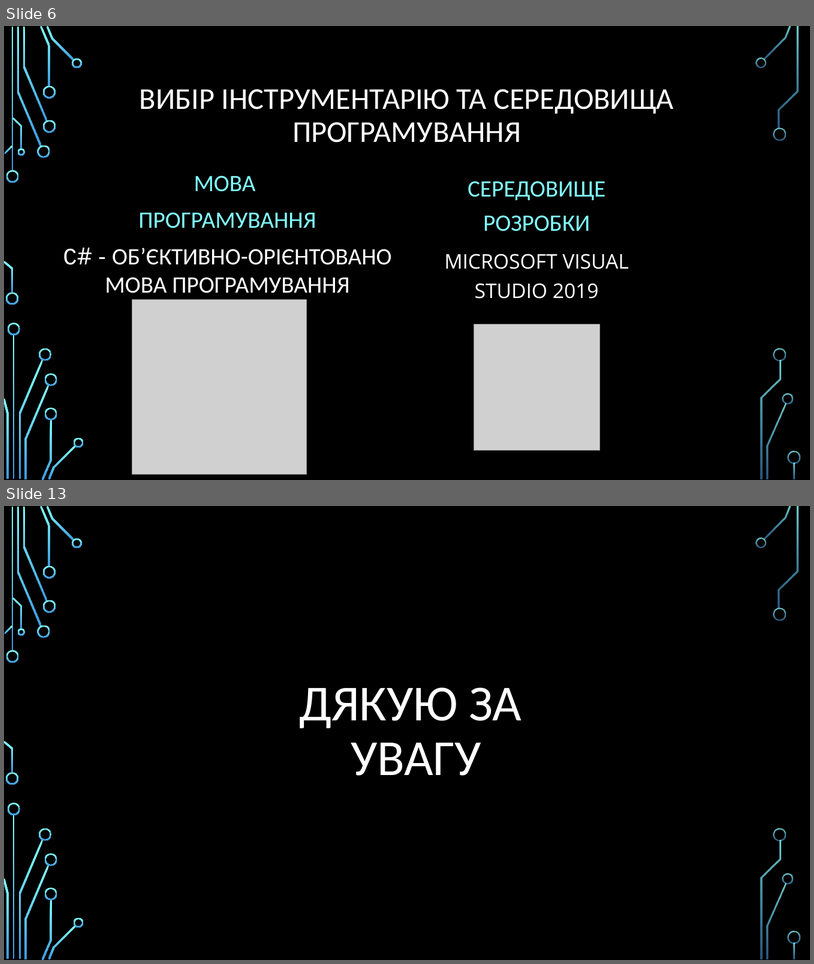
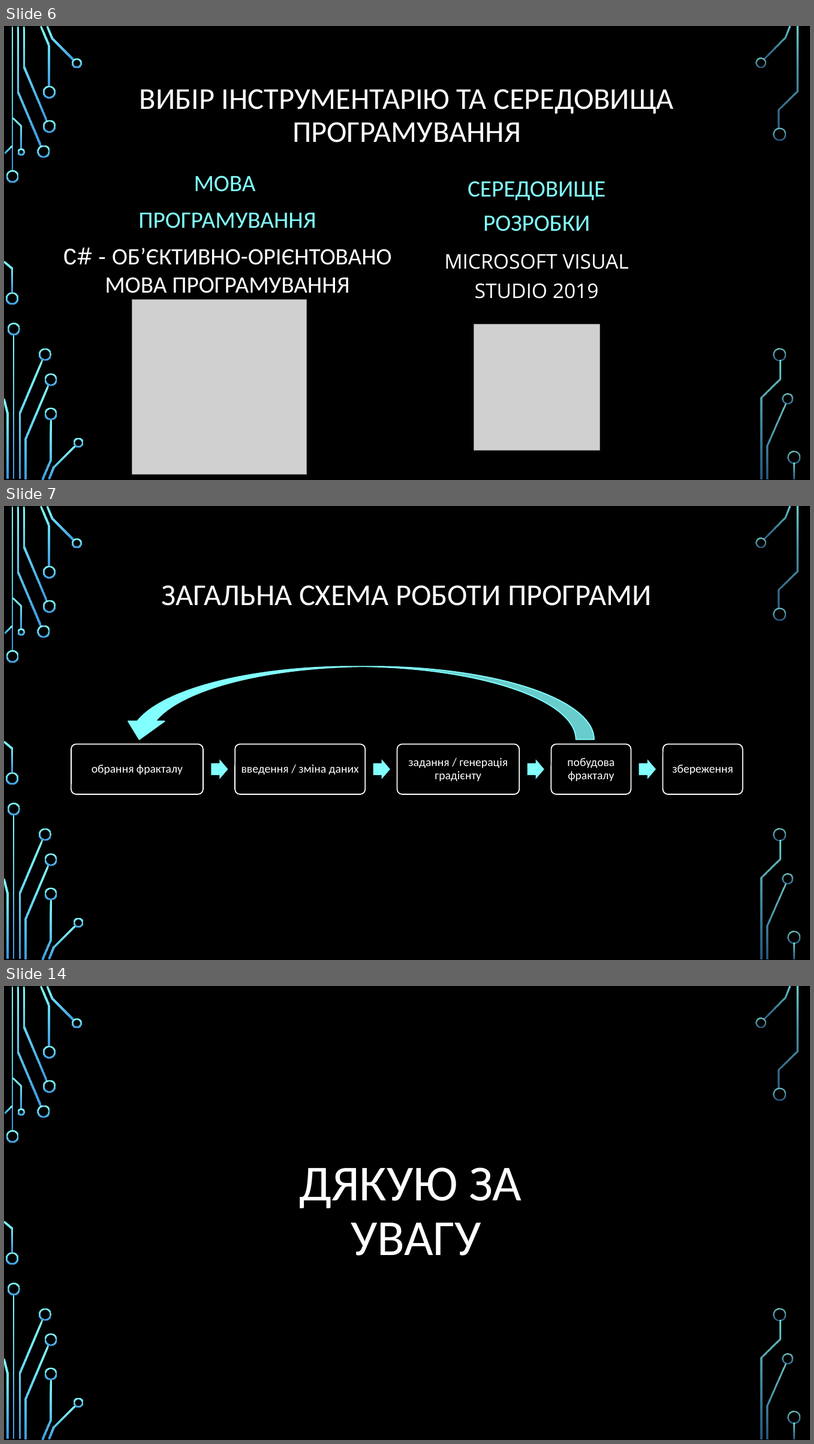
Before and after one commit to Raimhal/Fractator, a slide deck: Курсова презентація.pptx. Shown one above the other, each under a label of ours: slides 6 and 13 before the commit, slides 6, 7 and 14 after it; the slides between them are not shown. The pictures are 814x964 and 814x1444 pixels, drawn with LibreOffice and Linux fonts; fonts in the diff are those of the drawing; grey boxes stand for pictures; background and template pictures are left out. Boxes give left, top, right and bottom in pixels: in the first picture for what was removed or moved away, otherwise in the second. Text is boxed around its words. In the diff, an @@ line names an element or a change of style, - is before the commit and + after.

```diff
--- a/Курсова презентація.pptx
+++ b/Курсова презентація.pptx
@@ slide 7 added at (4,506,810,960), background picture (left out); not listed: 36 template elements that a slide beside it also shows @@
@@ title added at (162,585,652,606), 36 pt, text #FFFFFF @@
+ЗАГАЛЬНА СХЕМА РОБОТИ ПРОГРАМИ
@@ curved down arrow added at (122,666,595,739), fill #82FFFF, outline #82FFFF 1.25 pt @@
@@ group added at (71,744,743,794): 5 rounded rectangles, 5 texts, 4 right arrows @@
+обрання фракталу
+введення / зміна даних
+задання / генерація градієнту
+побудова фракталу
+збереження
@@ what was slide 13 is now slide 14 @@
```
Also in this commit, not shown: 3 slides changed, 4 other slides added, 4 slides removed, 9 other files.
